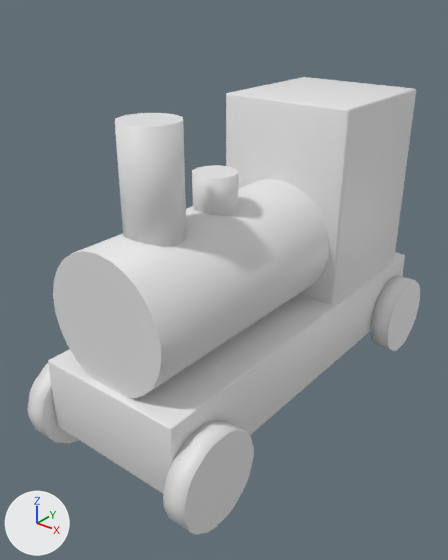
The Blender file Assets/Models/Scene/Train.blend, before and after one commit.
One viewpoint serves both versions: a 50 mm camera at (2.05, -2.39, 2.38) aimed at (-0.07, 0.27, 0.74). Arrows for +X, +Y and +Z are at lower left; the lights stay in place.

Before the edit, the objects in view are built like this:
```python
me_cube_003 = bpy.data.meshes.new('Cube.003')
me_cube_003.from_pydata(...)  # a box spanning x -1.0..1.0, y -0.42..1.0, z -1.0..1.97
me_cube_003.polygons.foreach_set('use_smooth', [True] * 6)
me_cylinder_001 = bpy.data.meshes.new('Cylinder.001')
me_cylinder_001.from_pydata(...)  # 52 vertices, 27 faces; spans x -0.99..0.99, y -1.0..1.0, z -1.0..2.4
me_cylinder_002 = bpy.data.meshes.new('Cylinder.002')
me_cylinder_002.from_pydata(...)  # a 12-sided cylinder along z spanning x -1.0..1.0, y -1.0..1.0, z -1.0..1.0
for i in [*range(0, 10), 11, 12]: me_cylinder_002.polygons[i].use_smooth = True
me_cylinder_003 = bpy.data.meshes.new('Cylinder.003')
me_cylinder_003.from_pydata(...)  # a 12-sided cylinder along z spanning x -1.0..1.0, y -1.0..1.0, z -1.0..2.99
for i in [*range(0, 10), 11, 12]: me_cylinder_003.polygons[i].use_smooth = True
ob_cube = bpy.data.objects.new('Cube', me_cube_003)
ob_cube.location = (0.0, 1.003, 0.897)
ob_cube.scale = (0.431, 0.645, 0.431)
_m = ob_cube.modifiers.new('Bevel', 'BEVEL')
_m.width = 0.03
_m.width_pct = 0.03
_m.segments = 2
_m.limit_method = 'NONE'
ob_cylinder_001 = bpy.data.objects.new('Cylinder.001', me_cylinder_001)
ob_cylinder_001.location = (0.0, 0.312, 0.891)
ob_cylinder_001.rotation_euler = (1.571, 0.0, 0.0)  # degrees (90, 0, 0)
ob_cylinder_001.scale = (0.379, 0.379, 0.437)
ob_cylinder_002 = bpy.data.objects.new('Cylinder.002', me_cylinder_002)
ob_cylinder_002.location = (0.0, 0.106, 1.335)
ob_cylinder_002.scale = (0.126, 0.126, 0.126)
ob_cylinder_003 = bpy.data.objects.new('Cylinder.003', me_cylinder_003)
ob_cylinder_003.location = (0.0, -0.363, 1.335)
ob_cylinder_003.scale = (0.158, 0.158, 0.158)
# also in view: 'Cylinder' at (0.0, 0.48, 0.16); 'Train' at (0.0, 0.5, 0.31)
```
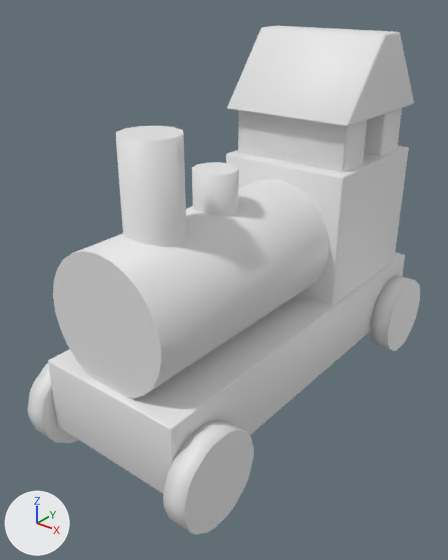
Where the change shows, as pixel boxes [x1, y1, x2, y2] in the pictures (448 x 560 px):
'Cube', reshaped: before [226, 77, 416, 305]; after [226, 145, 409, 305]
'Cube.003', added: after [227, 26, 414, 127]
'Cylinder.003', moved: before [115, 113, 187, 247]; after [116, 126, 187, 247]
'Cube.001', added: after [238, 111, 367, 173]
'Cylinder.002', moved: before [192, 165, 239, 216]; after [192, 162, 239, 216]
'Cube.002', added: after [364, 108, 402, 156]

The change, as a list of edits to the scene's bpy script:
```text
Change me_cube_003:
    used by ob_cube; location = (0.0, 1.003, 0.897); scale = (0.431, 0.645, 0.431)
    remove me_cube_003.from_pydata(...)  # 8 vertices, 6 faces; spans x -1.0..1.0, y -0.42..1.0, z -1.0..1.97
    add me_cube_003.from_pydata(...)  # 8 vertices, 5 faces; spans x -1.0..1.0, y -0.42..1.0, z -1.0..1.09
    me_cube_003 part 1
    4 vertices are removed from x -1.0..1.0, y -0.42..1.0, z 1.97
    6 faces are deleted
    4 vertices are added at (-1.0, -0.42, 1.09), (-1.0, 1.0, 1.09), (1.0, -0.42, 1.09), (1.0, 1.0, 1.09)
    5 new faces join them
Add me_cube_004:
    me_cube_004.from_pydata([(-1.0, -0.42, -1.0), (-1.0, 0.14, 0.07), (-1.0, 1.0, -1.0), (-1.0, 0.44, 0.07), (1.0, -0.42, -1.0), (1.0, 0.14, 0.07), (1.0, 1.0, -1.0), (1.0, 0.44, 0.07)], [], [(0, 1, 3, 2), (2, 3, 7, 6), (6, 7, 5, 4), (4, 5, 1, 0), (7, 3, 1, 5), (2, 6, 4, 0)])
    me_cube_004.polygons.foreach_set('use_smooth', [True] * 6)
Add me_cube_002:
    me_cube_002.from_pydata([(-0.9, 0.09, -0.57), (-0.9, 0.09, 0.2), (-0.9, 0.49, -0.57), (-0.9, 0.49, 0.2), (0.9, 0.09, -0.57), (0.9, 0.09, 0.2), (0.9, 0.49, -0.57), (0.9, 0.49, 0.2)], [], [(0, 1, 3, 2), (2, 3, 7, 6), (6, 7, 5, 4), (4, 5, 1, 0)])
    me_cube_002.polygons.foreach_set('use_smooth', [True] * 4)
Change ob_cylinder_002:
    ob_cylinder_002.location: (0.0, 0.106, 1.335) -> (0.0, 0.106, 1.352)
Change ob_cylinder_003:
    ob_cylinder_003.location: (0.0, -0.363, 1.335) -> (0.0, -0.363, 1.274)
Add ob_cube_003:
    ob_cube_003 = bpy.data.objects.new('Cube.003', me_cube_004)
    ob_cube_003.location = (0.0, 1.003, 2.075)
    ob_cube_003.scale = (0.431, 0.645, 0.431)
    _m = ob_cube_003.modifiers.new('Bevel', 'BEVEL')
    _m.width = 0.03
    _m.width_pct = 0.03
    _m.segments = 2
    _m.limit_method = 'NONE'
Add ob_cube_002:
    ob_cube_002 = bpy.data.objects.new('Cube.002', me_cube_002)
    ob_cube_002.location = (0.0, 1.238, 1.588)
    ob_cube_002.scale = (0.431, 0.645, 0.431)
    _m = ob_cube_002.modifiers.new('Bevel', 'BEVEL')
    _m.width = 0.03
    _m.width_pct = 0.03
    _m.segments = 2
    _m.limit_method = 'NONE'
Add ob_cube_001:
    ob_cube_001 = bpy.data.objects.new('Cube.001', me_cube_002.copy())
    ob_cube_001.location = (0.0, 0.748, 1.588)
    ob_cube_001.scale = (0.431, 0.645, 0.431)
    _m = ob_cube_001.modifiers.new('Bevel', 'BEVEL')
    _m.width = 0.03
    _m.width_pct = 0.03
    _m.segments = 2
    _m.limit_method = 'NONE'
```
